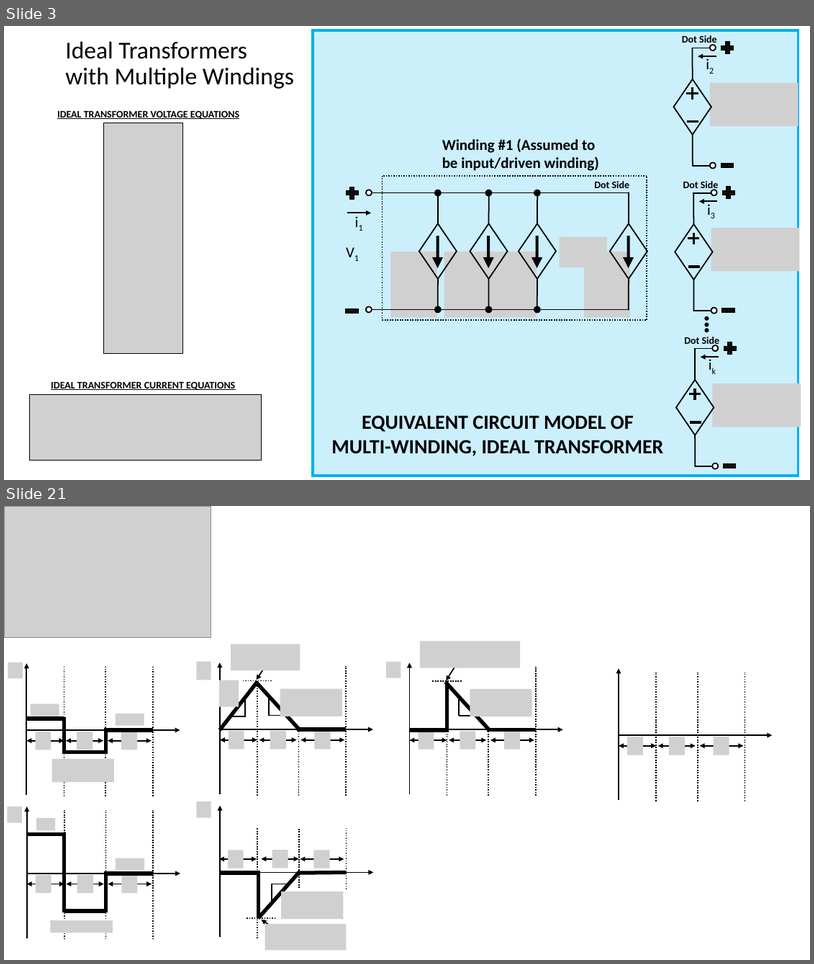
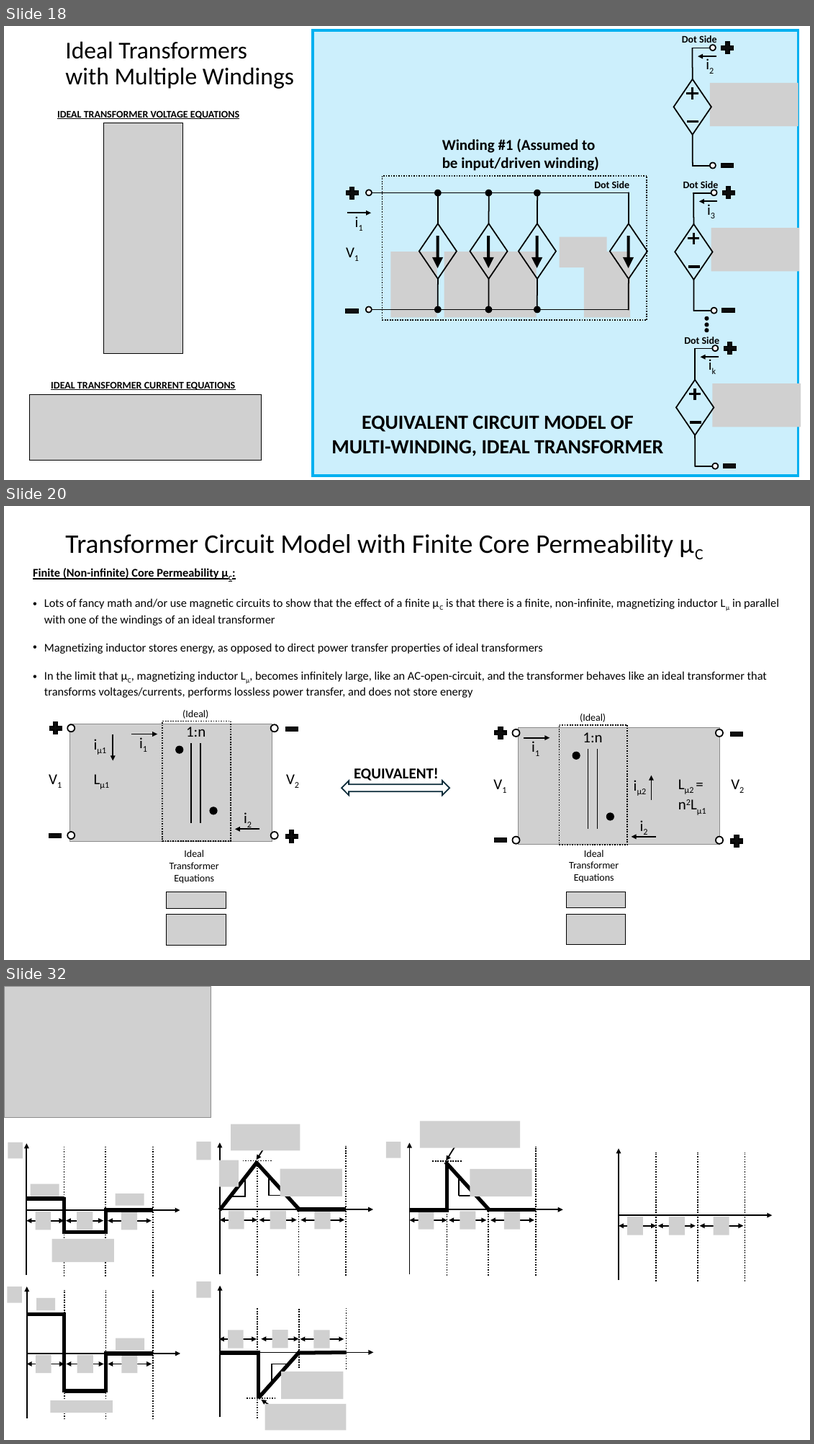
Before and after one commit to vvugh0159/LTspice_Projects, a slide deck: Flyback_Converter/Transformers_and_Flyback_Converter_DCM.pptx. Shown one above the other, each under a label of ours: slides 3 and 21 before the commit, slides 18, 20 and 32 after it; the slides between them are not shown. The pictures are 814x964 and 814x1444 pixels, drawn with LibreOffice and Linux fonts; fonts in the diff are those of the drawing; grey boxes stand for pictures; background and template pictures are left out. Boxes give left, top, right and bottom in pixels: in the first picture for what was removed or moved away, otherwise in the second. Text is boxed around its words. In the diff, an @@ line names an element or a change of style, - is before the commit and + after.

```diff
--- a/Flyback_Converter/Transformers_and_Flyback_Converter_DCM.pptx
+++ b/Flyback_Converter/Transformers_and_Flyback_Converter_DCM.pptx
@@ slide 20 added at (x1=4, y1=506, x2=810, y2=960), background #FFFFFF @@
@@ title added at (x1=65, y1=534, x2=674, y2=557), 32 pt, text #000000 @@
+Transformer Circuit Model with Finite Core Permeability µC
@@ text added at (x1=33, y1=568, x2=779, y2=698), 14 pt, text #000000 @@
+Finite (Non-infinite) Core Permeability µC:
+• Lots of fancy math and/or use magnetic circuits to show that the effect of a finite µC is that there is a finite, non-infinite, magnetizing inductor Lµ in parallel with one of the windings of an ideal transformer
+• Magnetizing inductor stores energy, as opposed to direct power transfer properties of ideal transformers
+• In the limit that µC, magnetizing inductor Lµ, becomes infinitely large, like an AC-open-circuit, and the transformer behaves like an ideal transformer that transforms voltages/currents, performs lossless power transfer, and does not store energy
@@ left right arrow added at (x1=342, y1=780, x2=450, y2=795), fill #FFFFFF, outline #092A39 1.5 pt @@
@@ text added at (x1=354, y1=767, x2=439, y2=780), 18 pt, text #000000, bold @@
+EQUIVALENT!
@@ group added at (x1=43, y1=710, x2=310, y2=844): 8 texts, 6 ellipses, 3 arrows, 2 lines, 2 plus signs, 2 math minuses, 1 picture, 1 rectangle @@
+V1
+V2
+1:n
+Lµ1
+(Ideal)
+iµ1
+i1
+i2
@@ group added at (x1=488, y1=713, x2=756, y2=849): 8 texts, 6 ellipses, 3 arrows, 2 lines, 2 plus signs, 2 math minuses, 1 picture, 1 rectangle @@
+V1
+V2
+1:n
+Lµ2 = n2Lµ1
+(Ideal)
+iµ2
+i1
+i2
@@ text added at (x1=170, y1=849, x2=219, y2=883), 12 pt, text #000000 @@
+Ideal Transformer Equations
@@ text added at (x1=569, y1=849, x2=619, y2=883), 12 pt, text #000000 @@
+Ideal Transformer Equations
@@ picture added at (x1=167, y1=892, x2=226, y2=908) @@
@@ picture added at (x1=566, y1=891, x2=626, y2=908) @@
@@ picture added at (x1=167, y1=914, x2=226, y2=944) @@
@@ picture added at (x1=566, y1=914, x2=626, y2=944) @@
@@ what was slide 3 is now slide 18 @@
@@ what was slide 21 is now slide 32 @@
```
Also in this commit, not shown: 4 slides changed, 10 other slides added, 8 other files.
